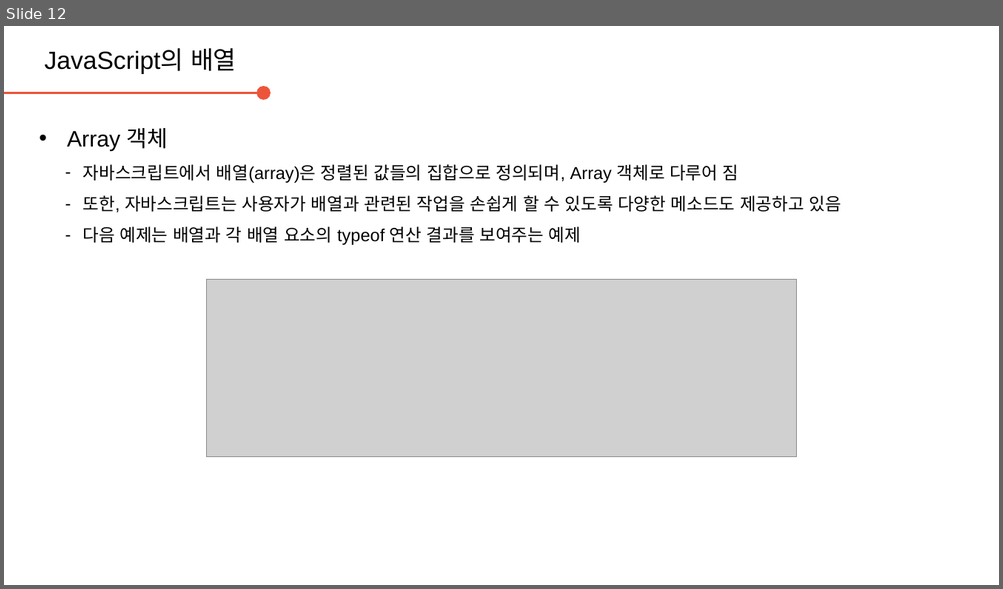
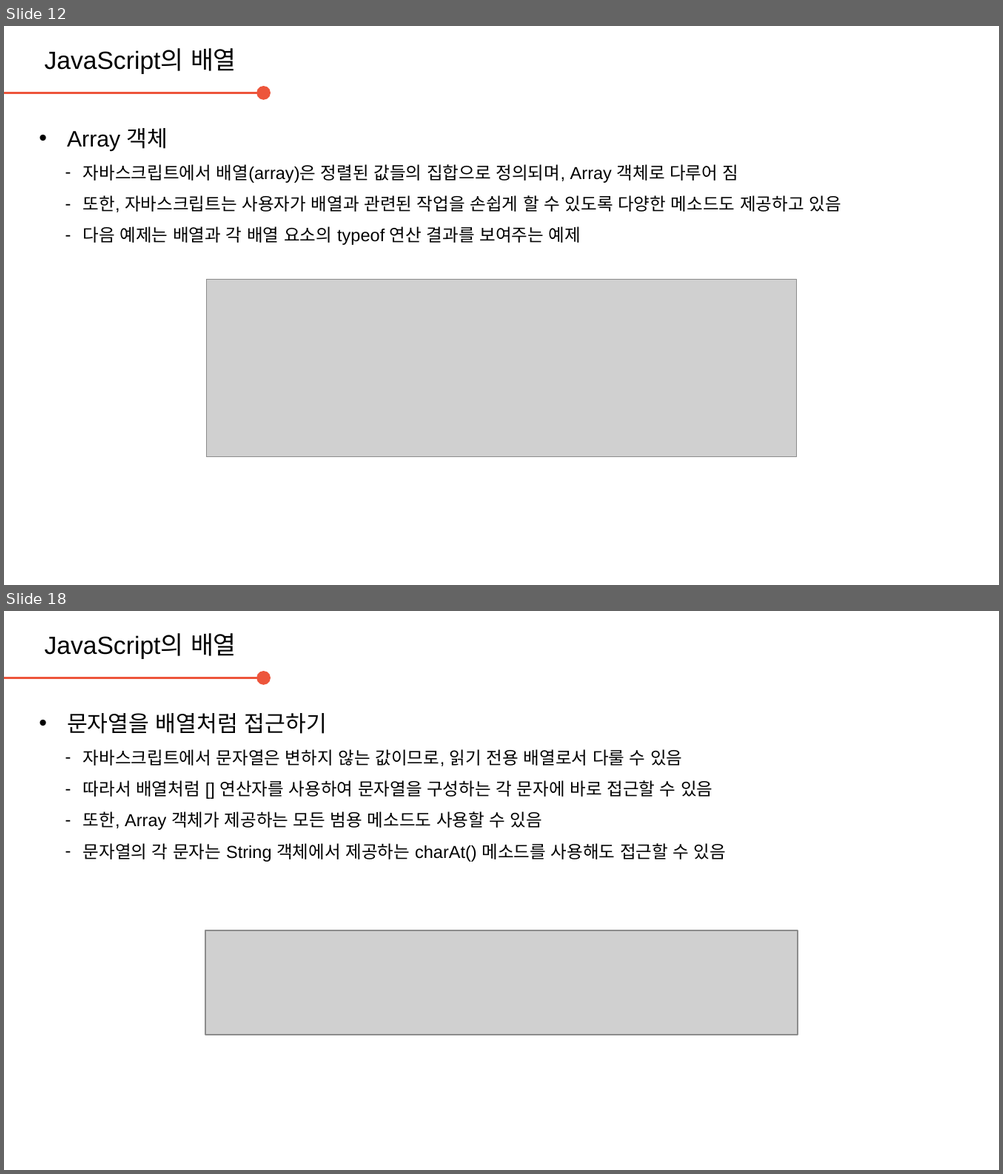
Before and after one commit to daegukdo/GCWM, a slide deck: 34/200824_JavaScript_array.pptx. Shown one above the other, each under a label of ours: slide 12 before the commit, slides 12 and 18 after it; the slides between them are not shown. The pictures are 1003x589 and 1003x1174 pixels, drawn with LibreOffice and Linux fonts; fonts in the diff are those of the drawing; grey boxes stand for pictures; background and template pictures are left out. Boxes give left, top, right and bottom in pixels: in the first picture for what was removed or moved away, otherwise in the second. Text is boxed around its words. In the diff, an @@ line names an element or a change of style, - is before the commit and + after.

Commit message:
get coding with me  - edit JavaScript resource (array)

```diff
--- a/34/200824_JavaScript_array.pptx
+++ b/34/200824_JavaScript_array.pptx
@@ slide 18 added at [4,611,999,1170], background #FFFFFF @@
@@ text added at [45,633,236,659], 20 pt, text #000000 @@
+JavaScript의 배열
@@ arrow added from (4, 678) to (264, 678), #ED553B 2.25 pt @@
@@ text added at [67,713,726,862], 14 pt, text #000000 @@
+• 문자열을 배열처럼 접근하기
+  – 자바스크립트에서 문자열은 변하지 않는 값이므로, 읽기 전용 배열로서 다룰 수 있음
+  – 따라서 배열처럼 [] 연산자를 사용하여 문자열을 구성하는 각 문자에 바로 접근할 수 있음
+  – 또한, Array 객체가 제공하는 모든 범용 메소드도 사용할 수 있음
+  – 문자열의 각 문자는 String 객체에서 제공하는 charAt() 메소드를 사용해도 접근할 수 있음
@@ picture added at [205,931,797,1035] @@
```
Also in this commit, not shown: 10 other slides added, 1 slide removed, 1 other file.
